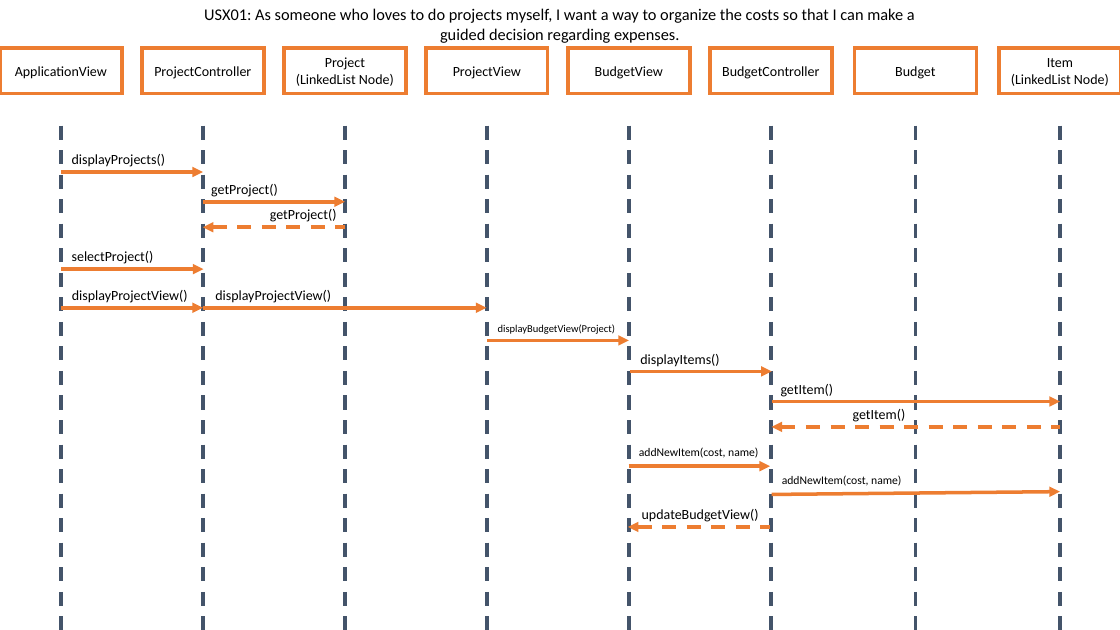
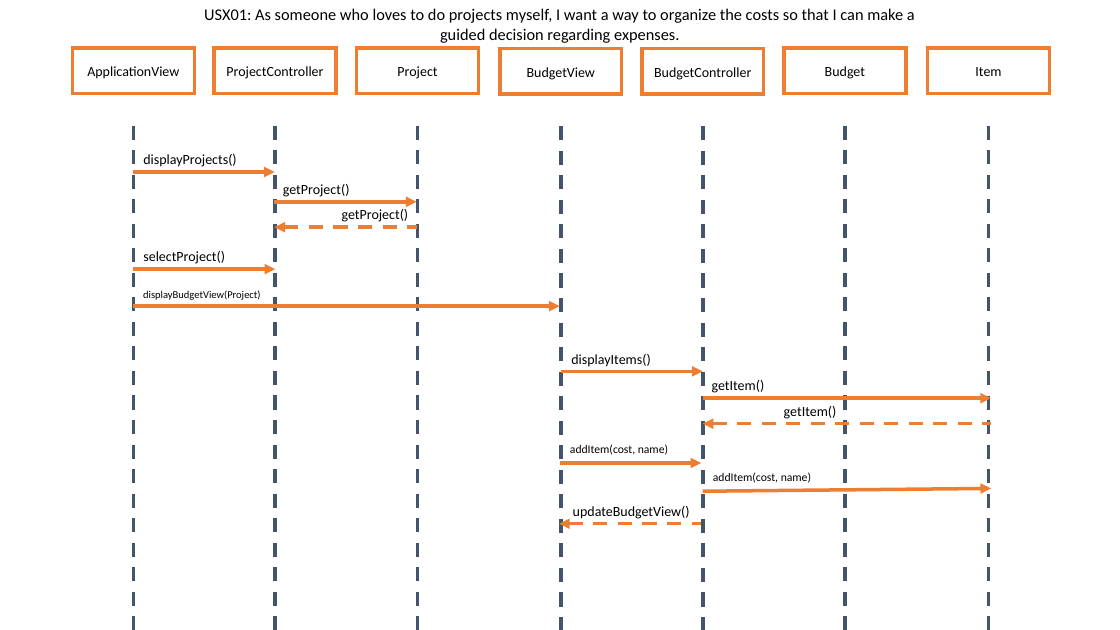
Before and after one commit to dgreen29/Creative-Tech-Brains, a slide deck: slide 3 of documentation/AppDesign.pptx. Drawn at 1120x630 pixels with LibreOffice and Linux fonts; fonts in the diff are those of the drawing. Boxes give left, top, right and bottom in pixels: in the first picture for what was removed or moved away, otherwise in the second. Text is boxed around its words. In the diff, an @@ line names an element or a change of style, - is before the commit and + after.

```diff
--- a/documentation/AppDesign.pptx
+++ b/documentation/AppDesign.pptx
@@ 2 lines, 1 arrow, 1 rectangle: place and size @@
-2 lines, 1 arrow, 1 rectangle at [61,48,406,630]
+2 lines, 1 arrow, 1 rectangle at [134,48,479,630]
@@ rectangle removed at [426,48,548,93] @@
-ProjectView
@@ 4 rectangles, 4 lines, 1 text, 1 arrow: place and size @@
-4 rectangles, 4 lines, 1 text, 1 arrow at [568,48,1120,630]
+4 rectangles, 4 lines, 1 text, 1 arrow at [500,48,1049,630]
@@ text in rectangle at [296,74,394,86]: paragraph removed @@
-(LinkedList Node)
@@ text in rectangle at [1011,74,1109,86]: paragraph removed @@
-(LinkedList Node)
@@ line removed from (487, 126) to (487, 630) @@
@@ 4 texts, 3 arrows, 2 rectangles, 1 line: place and size @@
-4 texts, 3 arrows, 2 rectangles, 1 line at [0,48,345,630]
+4 texts, 3 arrows, 2 rectangles, 1 line at [72,48,417,630]
@@ text removed at [72,290,188,303] @@
-displayProjectView()
@@ text "displayBudgetView(Project)": place and size @@
-text "displayBudgetView(Project)" at [498,324,615,334]
+text "displayBudgetView(Project)" at [143,290,260,300]
@@ text removed at [215,290,331,303] @@
-displayProjectView()
@@ arrow removed from (61, 308) to (203, 308) @@
@@ arrow moved from (203, 308) - (486, 308) to (133, 307) - (560, 307) @@
@@ arrow removed from (487, 340) to (629, 340) @@
@@ text at [570,444,668,455]: text changed @@
-addNewItem(cost, name)
+addItem(cost, name)
@@ text at [713,472,811,483]: text changed @@
-addNewItem(cost, name)
+addItem(cost, name)
@@ 5 arrows, 3 texts: place and size @@
-5 arrows, 3 texts at [628,384,1060,527]
+5 arrows, 3 texts at [560,380,991,524]
```
Also in this commit, not shown: 2 other slides changed, 5 slides added.
